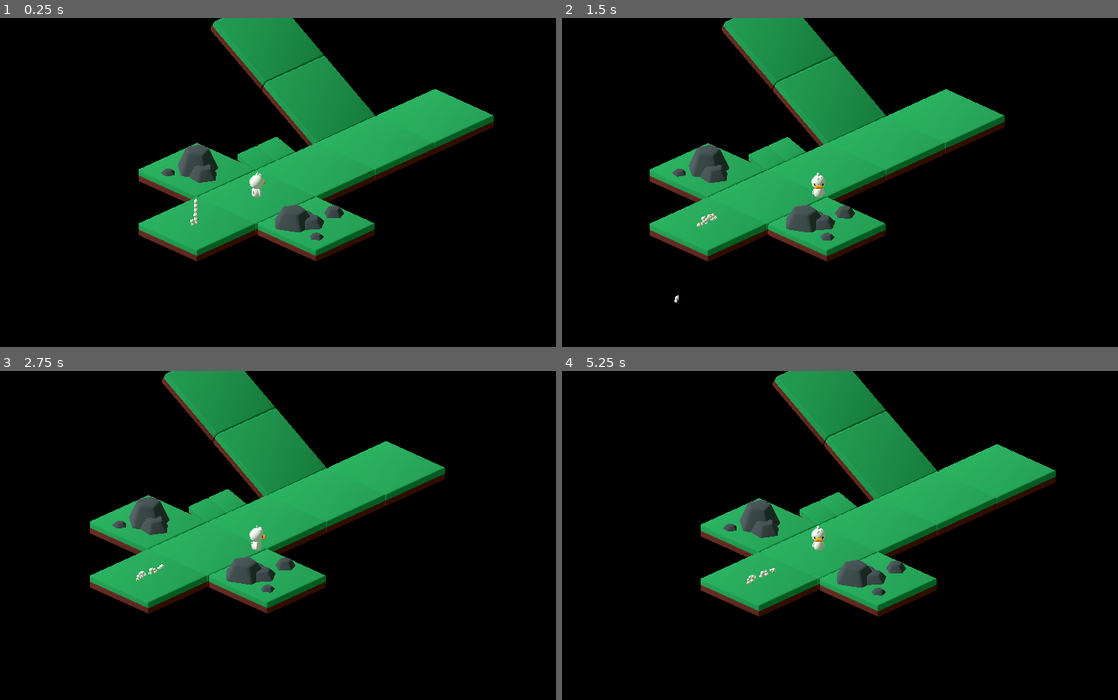
Above: before the commit, frames 1-4 (two rows, left to right).
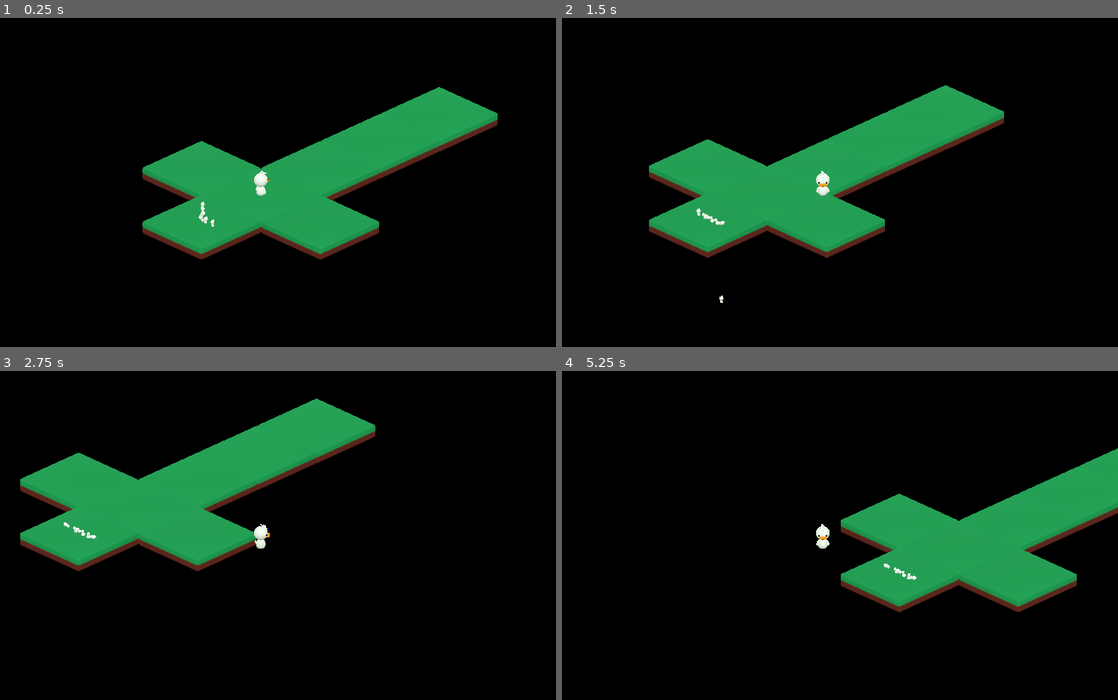
Above: after the commit, the same moments.

Repository: felipefcm/block-puzzle
Game: Godot game, scene res://levels/level_base.tscn
The game is run twice, just before and just after one commit, with the same random seed, the same clock (stepped at 60 frames per second) and the same inputs.
Inputs:
- Up to frame 1 (0.25 s): no input
- Up to frame 2 (1.5 s): hold Right (ui_right) 0.53-1.28 s; hold Down (ui_down) from 1.28 s (still down)
- Up to frame 3 (2.75 s): release Down (ui_down) at 2.03 s; hold Right (ui_right) from 2.03 s (still down)
- Up to frame 4 (5.25 s): release Right (ui_right) at 2.78 s; hold Up (ui_up) 2.78-3.53 s; hold Left (ui_left) 3.53-5.03 s; hold Down (ui_down) from 5.03 s (still down)

The runs differ from the first frame. In frame 1, 11% of the frame differs, in the area x 24-90%, y 0-75%; in frame 2, 11%; in frame 3, 25%; in frame 4, 28%, in the area x 24-100%, y 0-75%.

Commit message:
changed front facing from +x to +z

Diff:
--- a/entities/duck.tscn
+++ b/entities/duck.tscn
@@ -23,14 +23,13 @@
 shape = SubResource("CapsuleShape3D_mj8ey")
 
 [node name="Camera3D" type="Camera3D" parent="."]
-transform = Transform3D(0.707107, 0.32102, -0.630037, 0, 0.891007, 0.45399, 0.707107, -0.32102, 0.630037, -83.0843, 60.6629, 83.0843)
+transform = Transform3D(-0.707107, 0.32102, -0.630037, 0, 0.891007, 0.45399, 0.707107, 0.32102, -0.630037, -83.0843, 60.6629, -83.5028)
 environment = SubResource("Environment_ujk2i")
 projection = 1
 size = 24.0
 far = 1000.0
 
 [node name="Model" type="Node3D" parent="."]
-transform = Transform3D(-4.37114e-08, 0, 1, 0, 1, 0, -1, 0, -4.37114e-08, 0, 0, 0)
 
 [node name="CharacerDuck" type="MeshInstance3D" parent="Model"]
 mesh = ExtResource("1_2hw8v")
--- a/entities/duckling.tscn
+++ b/entities/duckling.tscn
@@ -19,7 +19,7 @@
 shape = SubResource("SphereShape3D_203pw")
 
 [node name="Model" type="Node3D" parent="."]
-transform = Transform3D(-1.31134e-08, 0, 0.3, 0, 0.3, 0, -0.3, 0, -1.31134e-08, 0, 0, 0)
+transform = Transform3D(0.3, 0, 0, 0, 0.3, 0, 0, 0, 0.3, 0, 0, 0)
 
 [node name="CharacerDuck" type="MeshInstance3D" parent="Model"]
 mesh = ExtResource("2_nk07k")
--- a/levels/level_base.tscn
+++ b/levels/level_base.tscn
@@ -1,11 +1,8 @@
-[gd_scene load_steps=8 format=3 uid="uid://b2x7ctr0mqior"]
+[gd_scene load_steps=5 format=3 uid="uid://b2x7ctr0mqior"]
 
 [ext_resource type="PackedScene" uid="uid://gc6hl21okehk" path="res://entities/duck.tscn" id="1_112i5"]
 [ext_resource type="Script" path="res://scripts/level.gd" id="1_tie8f"]
 [ext_resource type="PackedScene" uid="uid://5itmebhfsafj" path="res://blocks/grass_floor.tscn" id="2_pl3b6"]
-[ext_resource type="PackedScene" uid="uid://8vu3v8t2l2py" path="res://blocks/rocks_a.tscn" id="3_gc56v"]
-[ext_resource type="PackedScene" uid="uid://c2wh74wne15p7" path="res://blocks/rocks_b.tscn" id="4_shir2"]
-[ext_resource type="PackedScene" uid="uid://yp3ad74b2lmu" path="res://blocks/slope_med.tscn" id="7_aeyki"]
 [ext_resource type="PackedScene" uid="uid://bghpylwb5i3o5" path="res://entities/duckling.tscn" id="7_h4e6s"]
 
 [node name="Level" type="Node3D"]
@@ -15,52 +12,34 @@
 
 [node name="Sun" type="DirectionalLight3D" parent="."]
 transform = Transform3D(-0.707107, 0.5, -0.5, 3.09086e-08, 0.707107, 0.707107, 0.707107, 0.5, -0.5, 1, 8, -13)
-light_energy = 2.5
+light_energy = 2.0
 
 [node name="InitialPlayerPosition" type="Node3D" parent="."]
-transform = Transform3D(1, 0, 0, 0, 1, 0, 0, 0, 1, 0, 1.4, 0)
+transform = Transform3D(1, 0, 0, 0, 1, 0, 0, 0, 1, 0, 1.1, 0)
 
 [node name="DucklingSpawnPoint" type="Node3D" parent="."]
-transform = Transform3D(1, 0, 0, 0, 1, 0, 0, 0, 1, -6.13331, 1.26803, 0)
+transform = Transform3D(1, 0, 0, 0, 1, 0, 0, 0, 1, -0.133314, 1.06803, -6)
 
 [node name="Floor" type="Node3D" parent="."]
 
 [node name="GrassFloor" parent="Floor" instance=ExtResource("2_pl3b6")]
 
-[node name="GrassFloor5" parent="Floor" instance=ExtResource("2_pl3b6")]
+[node name="GrassFloor2" parent="Floor" instance=ExtResource("2_pl3b6")]
+transform = Transform3D(1, 0, 0, 0, 1, 0, 0, 0, 1, 0, 0, 6)
+
+[node name="GrassFloor6" parent="Floor" instance=ExtResource("2_pl3b6")]
+transform = Transform3D(1, 0, 0, 0, 1, 0, 0, 0, 1, 0, 0, 12)
+
+[node name="GrassFloor7" parent="Floor" instance=ExtResource("2_pl3b6")]
+transform = Transform3D(1, 0, 0, 0, 1, 0, 0, 0, 1, 0, 0, 18)
+
+[node name="GrassFloor3" parent="Floor" instance=ExtResource("2_pl3b6")]
 transform = Transform3D(1, 0, 0, 0, 1, 0, 0, 0, 1, -6, 0, 0)
 
-[node name="GrassFloor2" parent="Floor" instance=ExtResource("2_pl3b6")]
+[node name="GrassFloor4" parent="Floor" instance=ExtResource("2_pl3b6")]
+transform = Transform3D(1, 0, 0, 0, 1, 0, 0, 0, 1, 0, 0, -6)
+
+[node name="GrassFloor5" parent="Floor" instance=ExtResource("2_pl3b6")]
 transform = Transform3D(1, 0, 0, 0, 1, 0, 0, 0, 1, 6, 0, 0)
 
-[node name="GrassFloor3" parent="Floor" instance=ExtResource("2_pl3b6")]
-transform = Transform3D(1, 0, 0, 0, 1, 0, 0, 0, 1, 12, 0, 0)
-
-[node name="GrassFloor8" parent="Floor" instance=ExtResource("2_pl3b6")]
-transform = Transform3D(1, 0, 0, 0, 0.866025, -0.5, 0, 0.5, 0.866025, 12, 1.60707, -6)
-
-[node name="GrassFloor9" parent="Floor" instance=ExtResource("2_pl3b6")]
-transform = Transform3D(1, 0, 0, 0, 0.866025, -0.5, 0, 0.5, 0.866025, 12, 4.60707, -11.1962)
-
-[node name="GrassFloor4" parent="Floor" instance=ExtResource("2_pl3b6")]
-transform = Transform3D(1, 0, 0, 0, 1, 0, 0, 0, 1, 18, 0, 0)
-
-[node name="GrassFloor6" parent="Floor" instance=ExtResource("2_pl3b6")]
-transform = Transform3D(1, 0, 0, 0, 1, 0, 0, 0, 1, 0, 0, 6)
-
-[node name="GrassFloor7" parent="Floor" instance=ExtResource("2_pl3b6")]
-transform = Transform3D(1, 0, 0, 0, 1, 0, 0, 0, 1, 0, 0, -6)
-
 [node name="Blocks" type="Node3D" parent="."]
-
-[node name="RocksA" parent="Blocks" instance=ExtResource("3_gc56v")]
-transform = Transform3D(1, 0, 0, 0, 1, 0, 0, 0, 1, 0, 1, 6)
-
-[node name="RocksB" parent="Blocks" instance=ExtResource("4_shir2")]
-transform = Transform3D(1, 0, 0, 0, 1, 0, 0, 0, 1, 0, 1, -6)
-
-[node name="SlopeMed" parent="." instance=ExtResource("7_aeyki")]
-transform = Transform3D(-4.37114e-08, 0, -1, 0, 1, 0, 1, 0, -4.37114e-08, 4, 0, -4)
-
-[node name="SlopeMed2" parent="." instance=ExtResource("7_aeyki")]
-transform = Transform3D(-4.37114e-08, 0, -1, 0, 1, 0, 1, 0, -4.37114e-08, 6, 0, -4)
--- a/scripts/duck.gd
+++ b/scripts/duck.gd
@@ -11,10 +11,10 @@
 
 func _physics_process(delta: float):
 	var input := Vector3(
-		Input.get_axis('ui_left', 'ui_right'),
+		Input.get_axis('ui_right', 'ui_left'),
 		0,
-		-Input.get_axis('ui_down', 'ui_up'),
-	).rotated(Vector3.UP, -PI / 4.0).normalized()
+		Input.get_axis('ui_down', 'ui_up'),
+	).rotated(Vector3.UP, PI / 4.0).normalized()
 
 	var dampForce := 6.0 * -velocity * Vector3(1 - absf(input.x), 0, 1 - absf(input.z))
 	velocity += (inputAccel * input + dampForce) * delta
--- a/scripts/level.gd
+++ b/scripts/level.gd
@@ -20,11 +20,9 @@
 
 	if(duck.global_position.y <= -4.0): spawnPlayer()
 
-	for ducklingIdx in range(ducklings.size()):
-		var duckling = ducklings[ducklingIdx]
-		if(duckling.global_position.y <= -8.0):
+	for duckling in ducklings:
+		if(is_instance_valid(duckling) and duckling.global_position.y <= -8.0):
 			duckling.queue_free()
-			ducklings.remove_at(ducklingIdx)
 
 
 func spawnPlayer():
